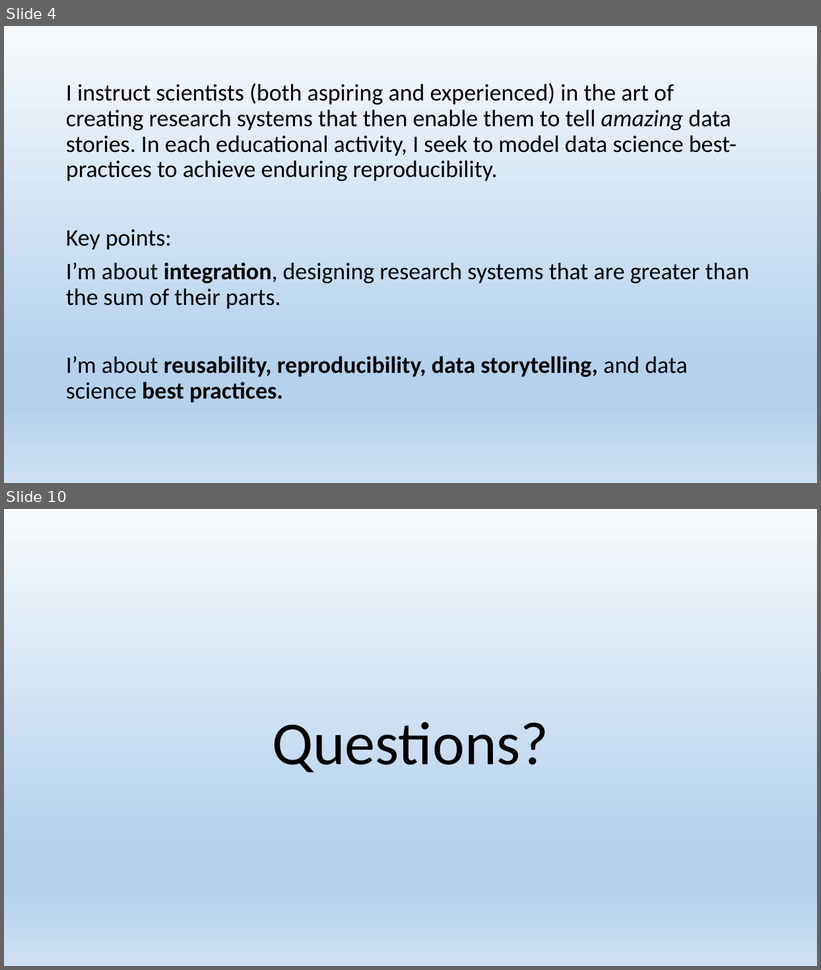
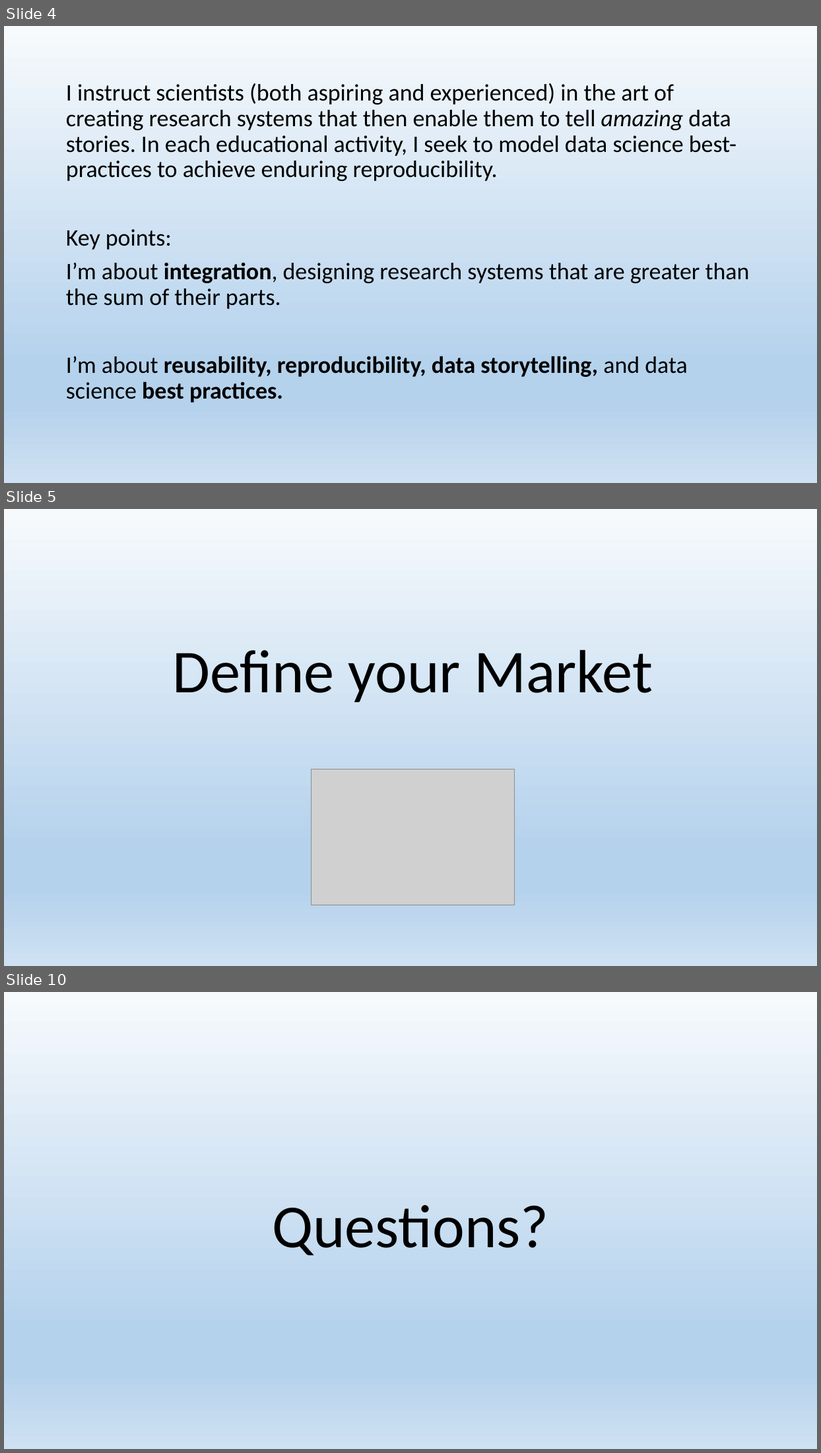
Before and after one commit to mydatastory-dev/projects, a slide deck: _library/library_as_brand.pptx. Shown one above the other, each under a label of ours: slides 4 and 10 before the commit, slides 4, 5 and 10 after it; the slides between them are not shown. The pictures are 821x970 and 821x1453 pixels, drawn with LibreOffice and Linux fonts; fonts in the diff are those of the drawing; grey boxes stand for pictures. Boxes give left, top, right and bottom in pixels: in the first picture for what was removed or moved away, otherwise in the second. Text is boxed around its words. In the diff, an @@ line names an element or a change of style, - is before the commit and + after.

```diff
--- a/_library/library_as_brand.pptx
+++ b/_library/library_as_brand.pptx
@@ slide 5 added at (x1=4, y1=509, x2=817, y2=966), background gradient #F7FAFD to #B5D2EC to #CEE1F2 @@
@@ text added at (x1=172, y1=650, x2=653, y2=702), 72 pt, text #000000 @@
+Define your Market
@@ picture added at (x1=312, y1=770, x2=515, y2=905) @@
```
Also in this commit, not shown: 4 slides changed, 3 other slides added, 4 slides removed.
